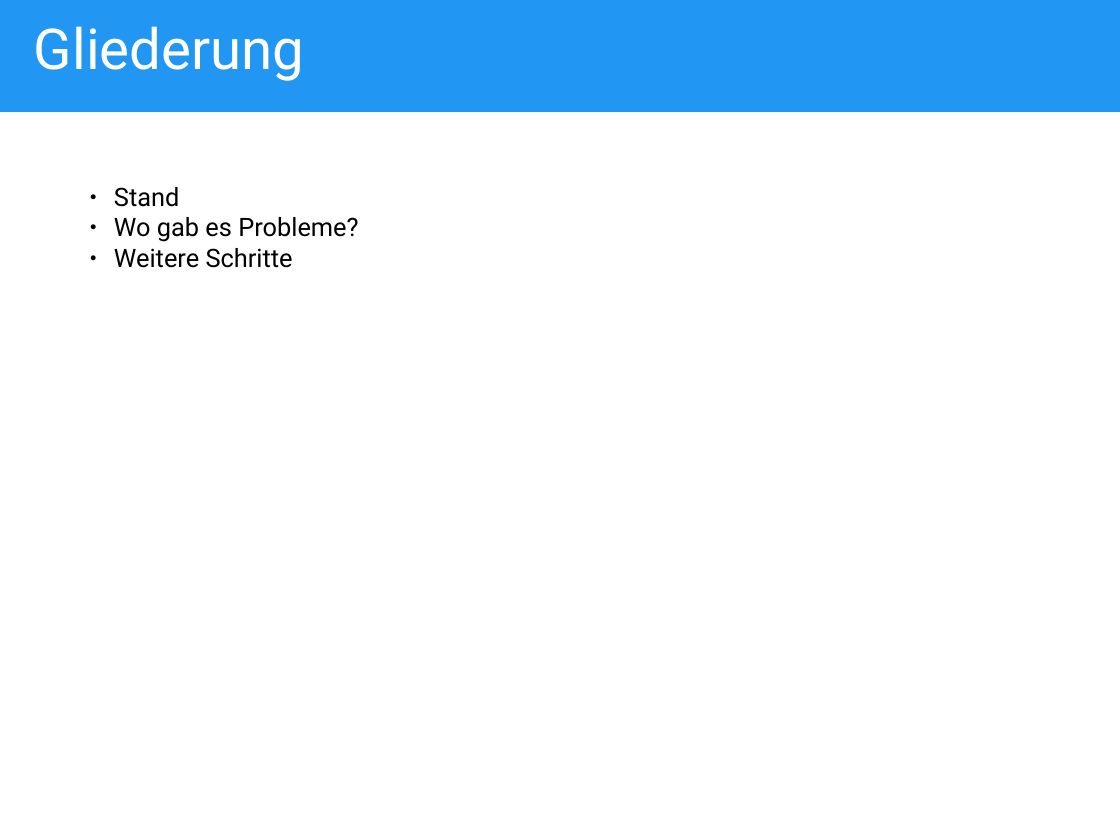
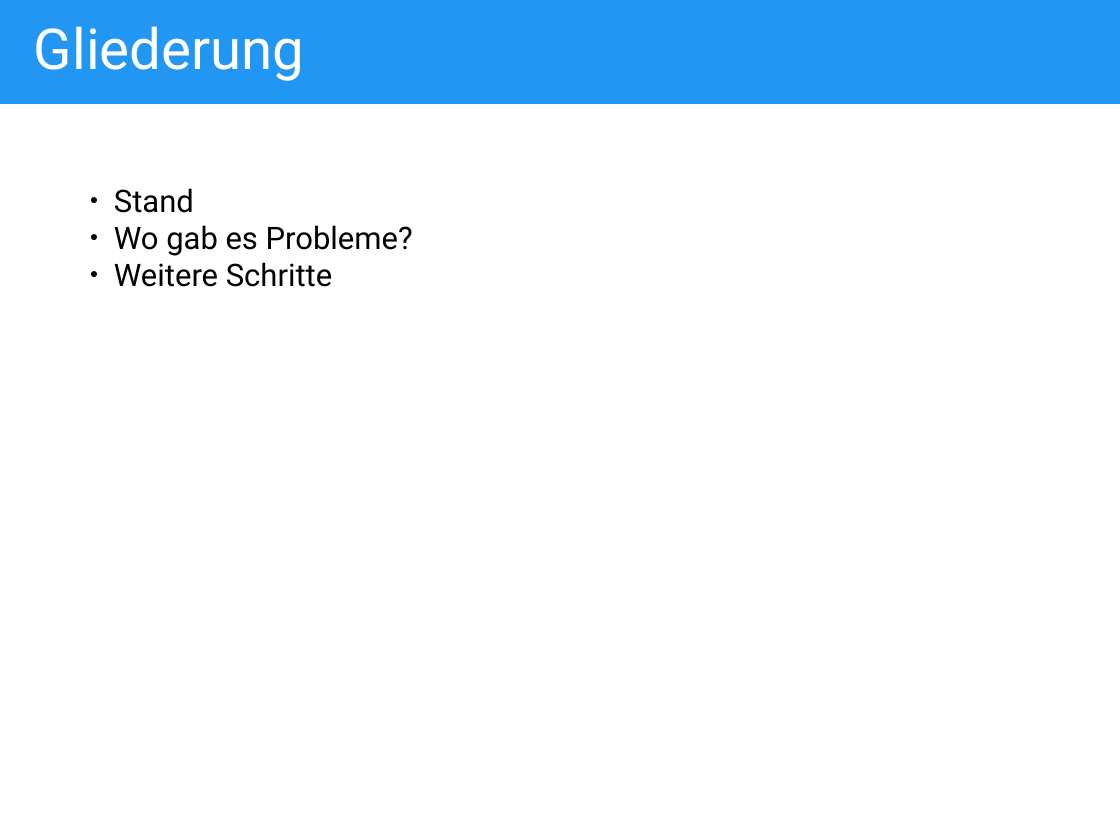
Before and after one commit to Syndesi/Seminararbeit, a slide deck: slide 2 of res/Zwischenpräsentation Intro.odp. Drawn at 1120x840 pixels with LibreOffice and Linux fonts; fonts in the diff are those of the drawing. Boxes give left, top, right and bottom in pixels: in the first picture for what was removed or moved away, otherwise in the second. Text is boxed around its words. In the diff, an @@ line names an element or a change of style, - is before the commit and + after.

```diff
--- a/res/Zwischenpräsentation Intro.odp
+++ b/res/Zwischenpräsentation Intro.odp
@@ rectangle: place and size @@
-rectangle at [0,0,1120,112]
+rectangle at [0,0,1120,104]
@@ text "Stand" at [114,188,413,287]: size 18 to 22 pt @@
```
Also in this commit, not shown: 3 other slides changed, 4 slides added, 1 slide removed, 7 other files.
